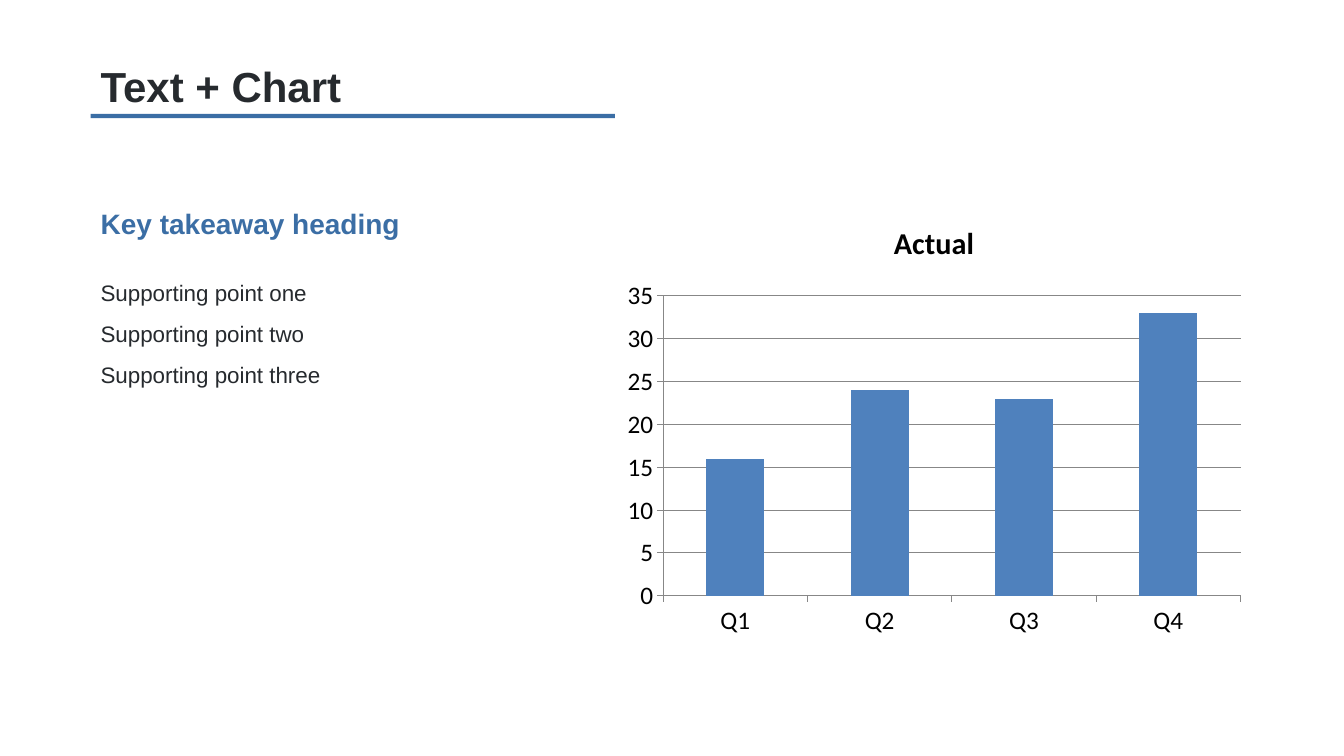
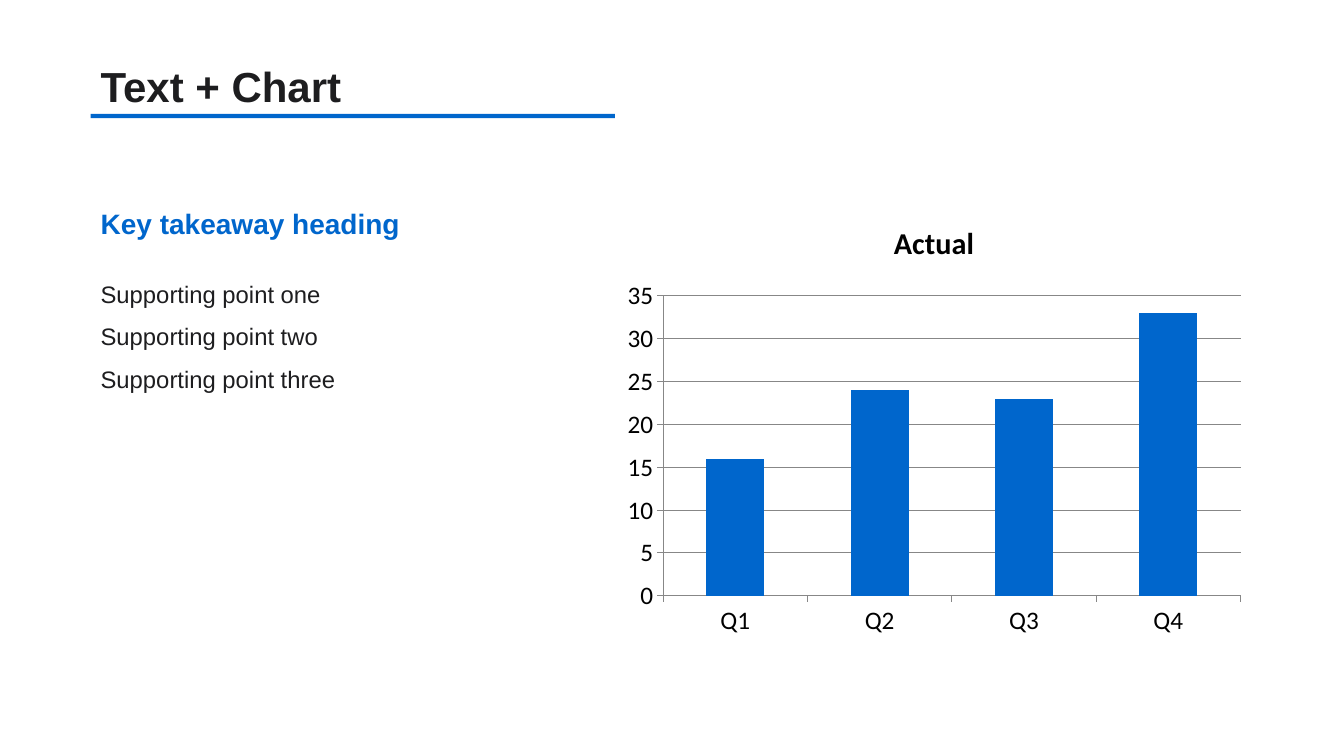
Before and after one commit to TakebumiSuzuki/CC-Dev-Container, a slide deck: slide 12 of template-source/basic_template.pptx. Drawn at 1344x756 pixels with LibreOffice and Linux fonts; fonts in the diff are those of the drawing. Boxes give left, top, right and bottom in pixels: in the first picture for what was removed or moved away, otherwise in the second. Text is boxed around its words. In the diff, an @@ line names an element or a change of style, - is before the commit and + after.

Commit message:
modify design of template pptx

```diff
--- a/template-source/basic_template.pptx
+++ b/template-source/basic_template.pptx
@@ text "Text + Chart" at (101, 71, 342, 103): text colour #262A2E to #1D1D1F @@
@@ rectangle at (91, 114, 615, 118): fill #3B6EA5 to #0066CC @@
@@ text "Key takeaway heading" at (101, 213, 399, 393): text colour #3B6EA5 to #0066CC in "Key takeaway heading"; size 16 to 17 pt, text colour #262A2E to #1D1D1F in "Supporting point one", "Supporting point two", "Supporting point three" @@
@@ column chart at (615, 202, 1253, 645) @@
@@ colour of Actual #4F81BD to #0066CC @@
```
Also in this commit, not shown: 19 other slides changed, 1 other file.
